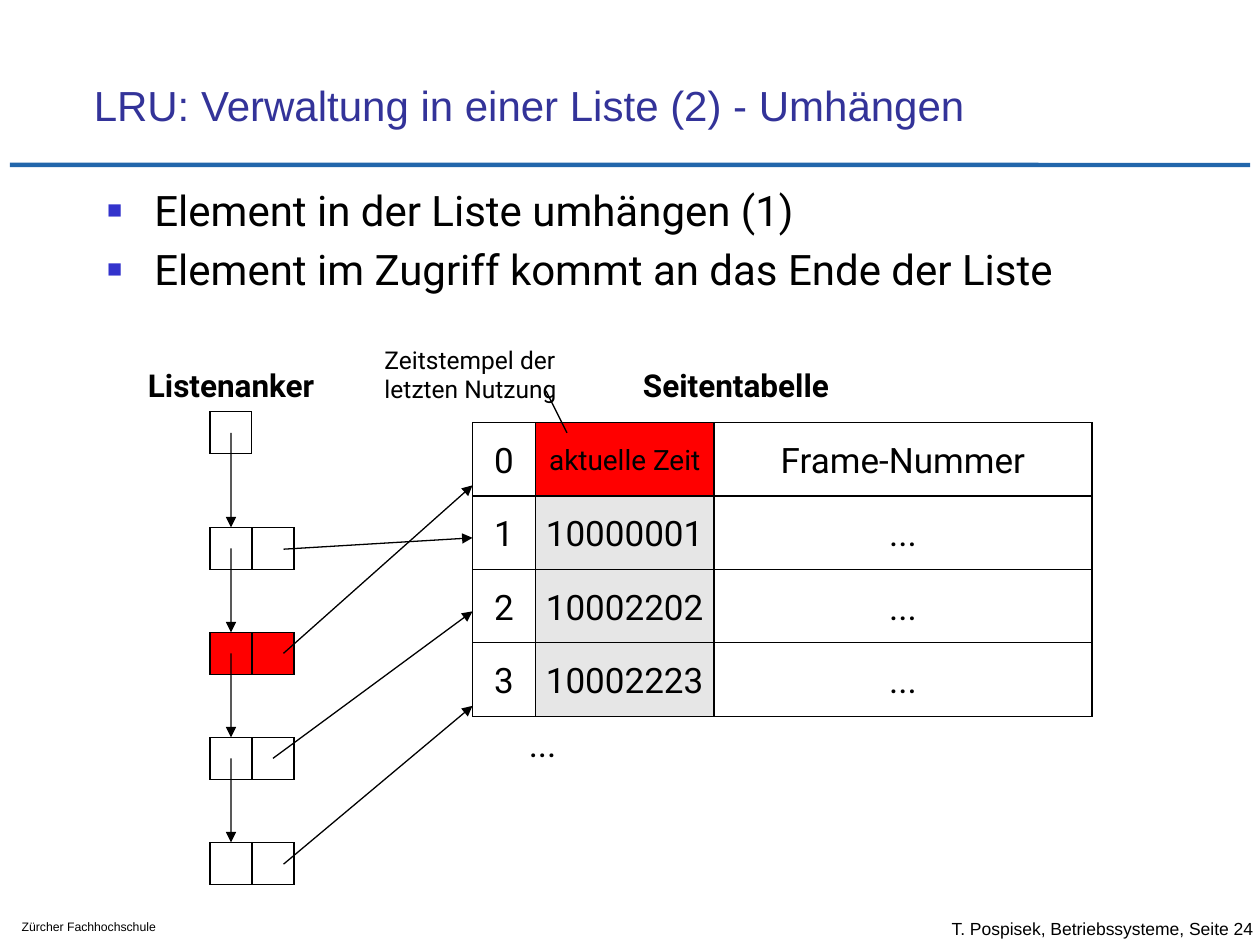
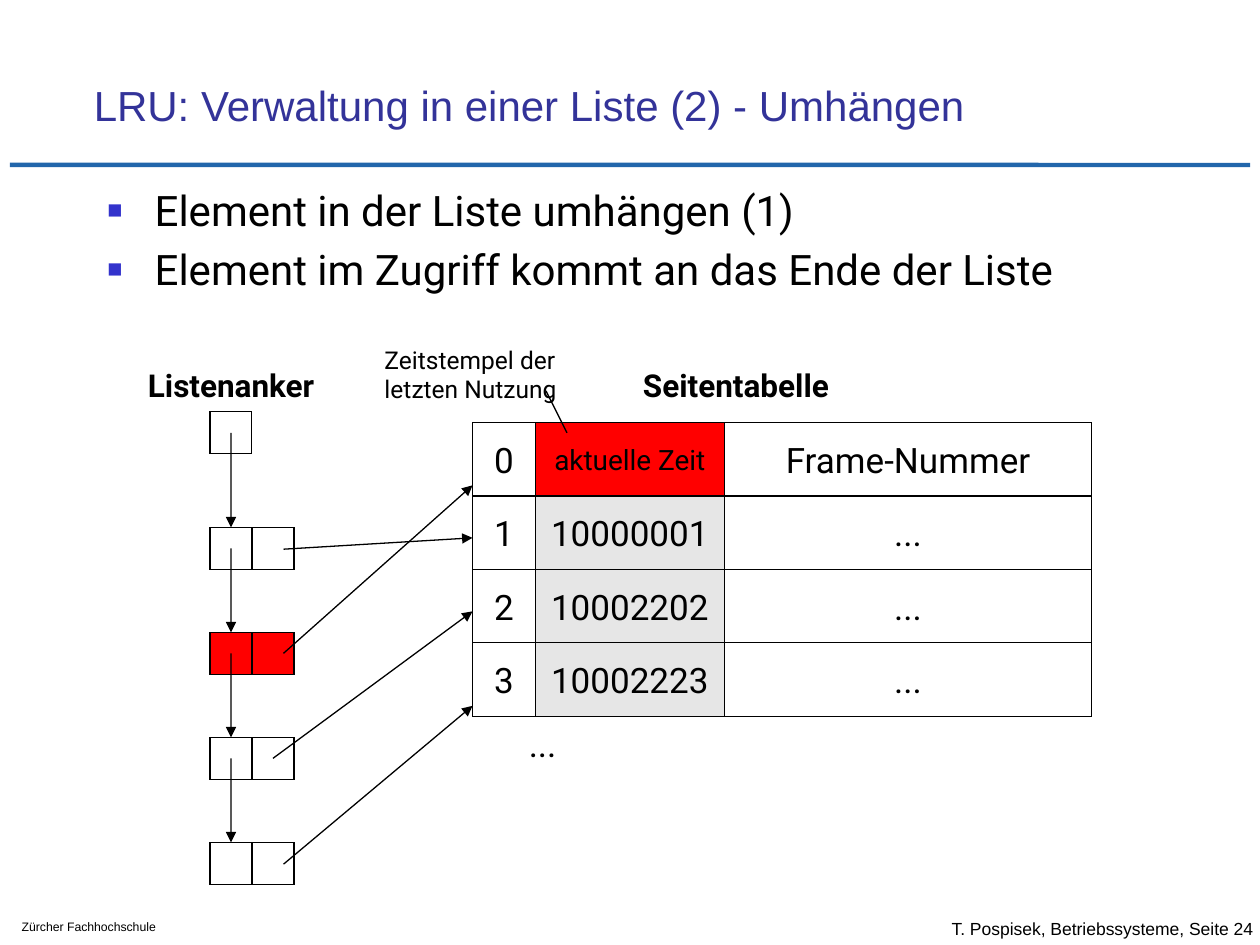
Before and after one commit to tpo/betriebssysteme, a slide deck: slide 24 of 11_Speicherverwaltung_Strategien.odp. Drawn at 1260x945 pixels with LibreOffice and Linux fonts; fonts in the diff are those of the drawing; background and template pictures are left out. Boxes give left, top, right and bottom in pixels: in the first picture for what was removed or moved away, otherwise in the second. Text is boxed around its words. In the diff, an @@ line names an element or a change of style, - is before the commit and + after.

Commit message:
Layout

```diff
--- a/11_Speicherverwaltung_Strategien.odp
+++ b/11_Speicherverwaltung_Strategien.odp
@@ rectangle "aktuelle Zeit": place and size @@
-rectangle "aktuelle Zeit" at box(536, 422, 714, 495)
+rectangle "aktuelle Zeit" at box(536, 422, 724, 495)
@@ rectangle "Frame-Nummer": place and size @@
-rectangle "Frame-Nummer" at box(714, 422, 1092, 495)
+rectangle "Frame-Nummer" at box(724, 422, 1092, 495)
@@ rectangle "10000001": place and size @@
-rectangle "10000001" at box(536, 496, 714, 570)
+rectangle "10000001" at box(536, 496, 724, 570)
@@ rectangle "...": place and size @@
-rectangle "..." at box(714, 496, 1092, 570)
+rectangle "..." at box(724, 496, 1092, 570)
@@ rectangle "10002202": place and size @@
-rectangle "10002202" at box(536, 570, 714, 643)
+rectangle "10002202" at box(536, 570, 724, 643)
@@ rectangle "...": place and size @@
-rectangle "..." at box(714, 570, 1092, 643)
+rectangle "..." at box(724, 570, 1092, 643)
@@ rectangle "10002223": place and size @@
-rectangle "10002223" at box(536, 643, 714, 716)
+rectangle "10002223" at box(536, 643, 724, 716)
@@ rectangle "...": place and size @@
-rectangle "..." at box(714, 643, 1092, 716)
+rectangle "..." at box(724, 643, 1092, 716)
```
